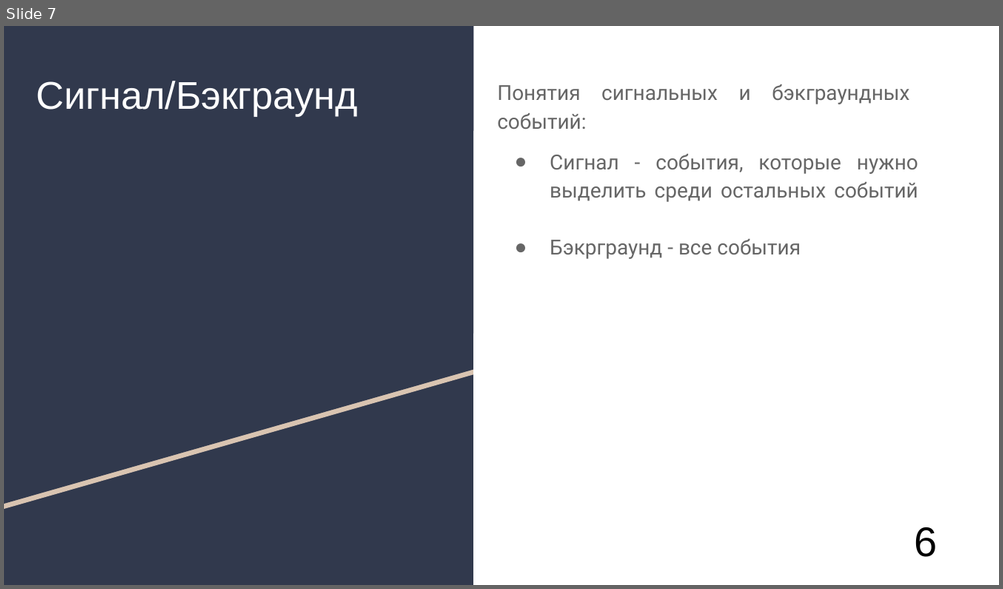
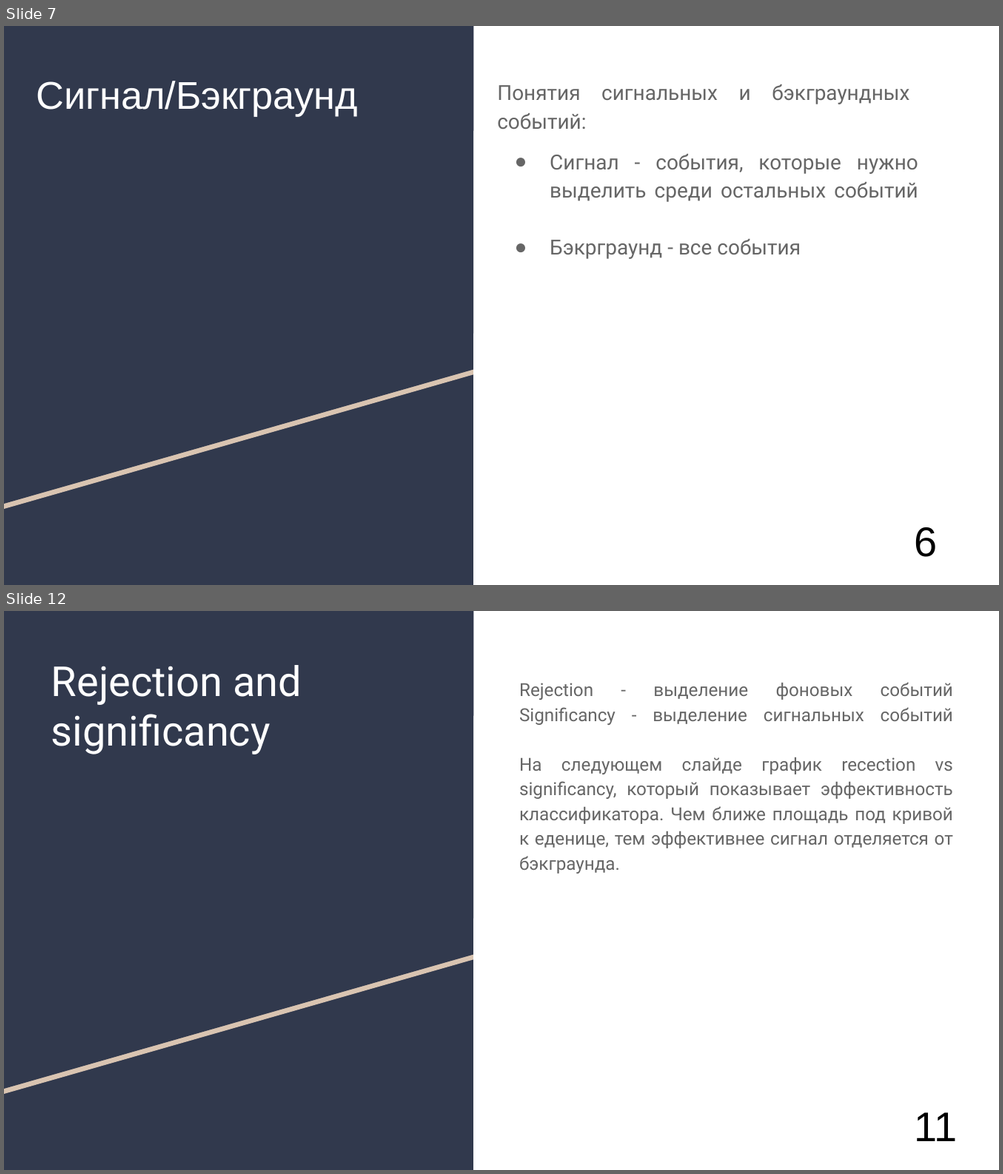
Before and after one commit to AlexanderUzunyan/TestProject, a slide deck: neuro/doc/TMVA.odp. Shown one above the other, each under a label of ours: slide 7 before the commit, slides 7 and 12 after it; the slides between them are not shown. The pictures are 1003x589 and 1003x1174 pixels, drawn with LibreOffice and Linux fonts; fonts in the diff are those of the drawing. Boxes give left, top, right and bottom in pixels: in the first picture for what was removed or moved away, otherwise in the second. Text is boxed around its words. In the diff, an @@ line names an element or a change of style, - is before the commit and + after.

```diff
--- a/neuro/doc/TMVA.odp
+++ b/neuro/doc/TMVA.odp
@@ slide 12 added at (x1=4, y1=611, x2=999, y2=1170), background #FFFFFF; not listed: 3 template elements that a slide beside it also shows @@
@@ title added at (x1=51, y1=665, x2=301, y2=755), 30 pt, text #FFFFFF @@
+Rejection and significancy
@@ text added at (x1=519, y1=682, x2=953, y2=874), 13 pt, text #666666 @@
+Rejection - выделение фоновых событий
+Significancy - выделение сигнальных событий
+На следующем слайде график recection vs significancy, который показывает эффективность классификатора. Чем ближе площадь под кривой к еденице, тем эффективнее сигнал отделяется от бэкграунда.
@@ title added at (x1=914, y1=1113, x2=957, y2=1142), 30 pt, text #000000 @@
+11
```
Also in this commit, not shown: 11 slides changed, 2 other slides added, 1 slide removed.
